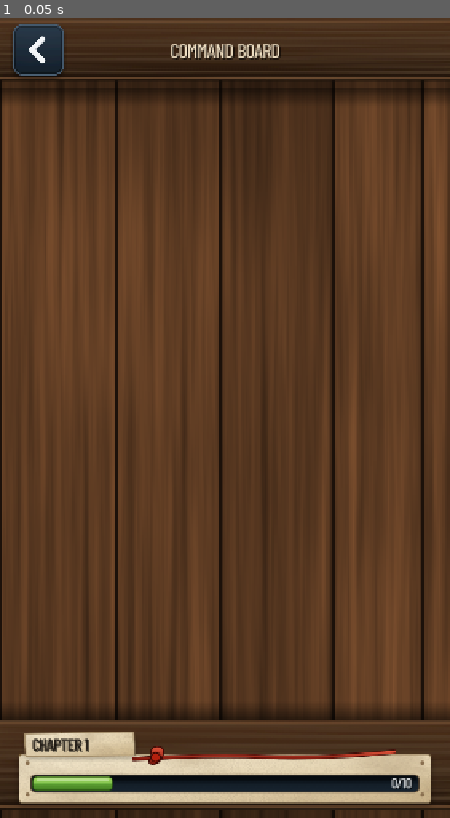
Above: before the commit, frame 1.
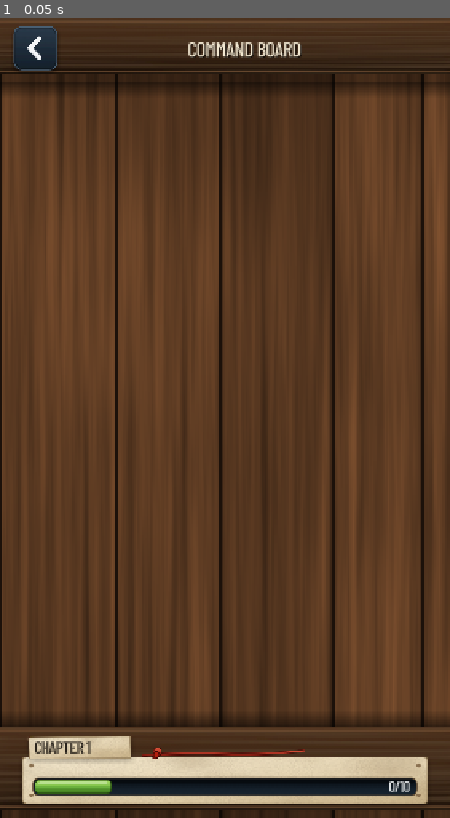
Above: after the commit, the same moment.

Repository: phantompixel-developer/FortKnocks
Game: Godot game, scene res://game/campaign/command_board.tscn
Same seed, same stepped clock (60 frames per second), same inputs: the game is played once before the commit and once after it. This scene is started directly instead of the project's main scene.
Inputs:
- Up to frame 1 (0.05 s): no input

The runs differ from the first frame. In frame 1, 5.0% of the frame differs, in the area x 0-100%, y 0-99%.

Commit message:
ui: lock Command Board frame to approved portrait reference

Diff:
--- a/game/campaign/command_board.tscn
+++ b/game/campaign/command_board.tscn
@@ -32,126 +32,122 @@
 grow_vertical = 2
 mouse_filter = 2
 texture = ExtResource("2_planks")
+texture_filter = 2
 expand_mode = 1
 stretch_mode = 1
 
-[node name="Scroll" type="ScrollContainer" parent="."]
-unique_name_in_owner = true
-layout_mode = 1
-anchors_preset = 15
-anchor_right = 1.0
-anchor_bottom = 1.0
-offset_top = 113.0
-offset_bottom = -157.0
-grow_horizontal = 2
-grow_vertical = 2
+[node name="Design" type="Control" parent="."]
+layout_mode = 1
+anchors_preset = -1
+anchor_left = 0.5
+anchor_right = 0.5
+anchor_bottom = 1.0
+offset_left = -360.0
+offset_right = 360.0
+grow_horizontal = 2
+grow_vertical = 2
+
+[node name="Scroll" type="ScrollContainer" parent="Design"]
+unique_name_in_owner = true
+layout_mode = 0
+offset_top = 102.0
+offset_right = 720.0
+offset_bottom = 1134.0
 horizontal_scroll_mode = 0
 vertical_scroll_mode = 3
 scroll_deadzone = 10
 
-[node name="BoardHolder" type="Control" parent="Scroll"]
+[node name="BoardHolder" type="Control" parent="Design/Scroll"]
 unique_name_in_owner = true
 layout_mode = 2
 size_flags_horizontal = 3
 mouse_filter = 1
 
-[node name="Board" type="Control" parent="Scroll/BoardHolder"]
+[node name="Board" type="Control" parent="Design/Scroll/BoardHolder"]
 unique_name_in_owner = true
 layout_mode = 0
 offset_right = 720.0
 offset_bottom = 1000.0
 mouse_filter = 1
 
-[node name="EdgeTop" type="TextureRect" parent="."]
-unique_name_in_owner = true
-layout_mode = 1
-anchors_preset = 10
-anchor_right = 1.0
-offset_top = 113.0
-offset_bottom = 143.0
-grow_horizontal = 2
+[node name="EdgeTop" type="TextureRect" parent="Design"]
+unique_name_in_owner = true
+layout_mode = 0
+offset_top = 102.0
+offset_right = 720.0
+offset_bottom = 129.0
 mouse_filter = 2
 texture = ExtResource("3_edge")
+texture_filter = 2
 expand_mode = 1
 
-[node name="EdgeBottom" type="TextureRect" parent="."]
-layout_mode = 1
-anchors_preset = 12
-anchor_top = 1.0
-anchor_right = 1.0
-anchor_bottom = 1.0
-offset_top = -187.0
-offset_bottom = -157.0
-grow_horizontal = 2
-grow_vertical = 0
+[node name="EdgeBottom" type="TextureRect" parent="Design"]
+unique_name_in_owner = true
+layout_mode = 0
+offset_top = 1107.0
+offset_right = 720.0
+offset_bottom = 1134.0
 mouse_filter = 2
 texture = ExtResource("3_edge")
+texture_filter = 2
 expand_mode = 1
 flip_v = true
 
-[node name="TopRail" type="NinePatchRect" parent="."]
-unique_name_in_owner = true
-layout_mode = 1
-anchors_preset = 10
-anchor_right = 1.0
-offset_bottom = 113.0
-grow_horizontal = 2
+[node name="TopRail" type="NinePatchRect" parent="Design"]
+unique_name_in_owner = true
+layout_mode = 0
+offset_right = 720.0
+offset_bottom = 102.0
 texture = ExtResource("4_rail")
+texture_filter = 2
 patch_margin_left = 14
 patch_margin_top = 14
 patch_margin_right = 14
 patch_margin_bottom = 16
 
-[node name="TopContent" type="Control" parent="."]
-unique_name_in_owner = true
-layout_mode = 1
-anchors_preset = 10
-anchor_right = 1.0
-offset_bottom = 105.0
-grow_horizontal = 2
-mouse_filter = 2
-
-[node name="Title" type="Label" parent="TopContent"]
-layout_mode = 1
-anchors_preset = 15
-anchor_right = 1.0
-anchor_bottom = 1.0
-offset_left = 100.0
-offset_right = -100.0
-grow_horizontal = 2
-grow_vertical = 2
-theme_override_colors/font_color = Color(0.93, 0.87, 0.76, 1)
-theme_override_colors/font_shadow_color = Color(0, 0, 0, 0.6)
+[node name="TopContent" type="Control" parent="Design"]
+unique_name_in_owner = true
+layout_mode = 0
+offset_right = 720.0
+offset_bottom = 98.0
+mouse_filter = 2
+
+[node name="Title" type="Label" parent="Design/TopContent"]
+unique_name_in_owner = true
+layout_mode = 0
+offset_left = 123.0
+offset_top = 10.0
+offset_right = 660.0
+offset_bottom = 91.0
+theme_override_colors/font_color = Color(0.95, 0.91, 0.82, 1)
+theme_override_colors/font_shadow_color = Color(0, 0, 0, 0.52)
 theme_override_constants/shadow_offset_y = 2
-theme_override_font_sizes/font_size = 30
+theme_override_font_sizes/font_size = 31
 text = "COMMAND BOARD"
 horizontal_alignment = 1
 vertical_alignment = 1
 
-[node name="BackButton" type="TextureButton" parent="TopContent"]
-unique_name_in_owner = true
-layout_mode = 0
-offset_left = 16.0
+[node name="BackButton" type="TextureButton" parent="Design/TopContent"]
+unique_name_in_owner = true
+layout_mode = 0
+offset_left = 18.0
 offset_top = 7.0
-offset_right = 107.0
-offset_bottom = 100.0
+offset_right = 96.0
+offset_bottom = 94.0
 focus_mode = 0
 texture_normal = ExtResource("5_back")
 texture_pressed = ExtResource("6_back_p")
 ignore_texture_size = true
 stretch_mode = 5
 
-[node name="Hud" type="Control" parent="."]
-layout_mode = 1
-anchors_preset = 12
-anchor_top = 1.0
-anchor_right = 1.0
-anchor_bottom = 1.0
-offset_top = -157.0
-grow_horizontal = 2
-grow_vertical = 0
-
-[node name="Rail" type="NinePatchRect" parent="Hud"]
+[node name="Hud" type="Control" parent="Design"]
+unique_name_in_owner = true
+layout_mode = 0
+offset_top = 1134.0
+offset_right = 720.0
+offset_bottom = 1280.0
+
+[node name="Rail" type="NinePatchRect" parent="Design/Hud"]
 layout_mode = 1
 anchors_preset = 15
 anchor_right = 1.0
@@ -159,125 +155,124 @@
 grow_horizontal = 2
 grow_vertical = 2
 texture = ExtResource("4_rail")
+texture_filter = 2
 patch_margin_left = 14
 patch_margin_top = 14
 patch_margin_right = 14
 patch_margin_bottom = 16
 flip_v = true
 
-[node name="HudContent" type="Control" parent="Hud"]
-unique_name_in_owner = true
-layout_mode = 1
-anchors_preset = -1
-anchor_left = 0.5
-anchor_right = 0.5
-anchor_bottom = 1.0
-offset_left = -360.0
-offset_right = 360.0
-grow_horizontal = 2
-grow_vertical = 2
-mouse_filter = 2
-
-[node name="Panel" type="NinePatchRect" parent="Hud/HudContent"]
-layout_mode = 1
-anchors_preset = 15
-anchor_right = 1.0
-anchor_bottom = 1.0
-offset_left = 20.0
-offset_top = 47.0
-offset_right = -20.0
-offset_bottom = -12.0
-grow_horizontal = 2
-grow_vertical = 2
+[node name="HudContent" type="Control" parent="Design/Hud"]
+unique_name_in_owner = true
+layout_mode = 1
+anchors_preset = 15
+anchor_right = 1.0
+anchor_bottom = 1.0
+grow_horizontal = 2
+grow_vertical = 2
+mouse_filter = 2
+
+[node name="Panel" type="NinePatchRect" parent="Design/Hud/HudContent"]
+layout_mode = 0
+offset_left = 26.0
+offset_top = 40.0
+offset_right = 694.0
+offset_bottom = 135.0
 mouse_filter = 2
 texture = ExtResource("7_panel")
+texture_filter = 2
 patch_margin_left = 27
 patch_margin_top = 27
 patch_margin_right = 27
 patch_margin_bottom = 27
 
-[node name="Track" type="NinePatchRect" parent="Hud/HudContent/Panel"]
-unique_name_in_owner = true
-layout_mode = 1
-anchors_preset = 10
-anchor_right = 1.0
-offset_left = 27.0
-offset_top = 39.0
-offset_right = -27.0
-offset_bottom = 71.0
-grow_horizontal = 2
+[node name="Track" type="NinePatchRect" parent="Design/Hud/HudContent/Panel"]
+unique_name_in_owner = true
+layout_mode = 0
+offset_left = 25.0
+offset_top = 40.0
+offset_right = 643.0
+offset_bottom = 72.0
 mouse_filter = 2
 texture = ExtResource("8_track")
+texture_filter = 2
 patch_margin_left = 13
 patch_margin_top = 13
 patch_margin_right = 13
 patch_margin_bottom = 13
 
-[node name="Fill" type="NinePatchRect" parent="Hud/HudContent/Panel/Track"]
+[node name="Fill" type="NinePatchRect" parent="Design/Hud/HudContent/Panel/Track"]
 unique_name_in_owner = true
 layout_mode = 0
 offset_left = 4.0
 offset_top = 4.0
-offset_right = 134.0
+offset_right = 128.0
 offset_bottom = 28.0
 mouse_filter = 2
 texture = ExtResource("9_fill")
+texture_filter = 2
 patch_margin_left = 11
 patch_margin_top = 11
 patch_margin_right = 11
 patch_margin_bottom = 11
 
-[node name="CountLabel" type="Label" parent="Hud/HudContent/Panel/Track"]
-unique_name_in_owner = true
-layout_mode = 1
-anchors_preset = 15
-anchor_right = 1.0
-anchor_bottom = 1.0
-offset_right = -15.0
-offset_top = -2.0
+[node name="CountLabel" type="Label" parent="Design/Hud/HudContent/Panel/Track"]
+unique_name_in_owner = true
+layout_mode = 1
+anchors_preset = 15
+anchor_right = 1.0
+anchor_bottom = 1.0
+offset_right = -13.0
 grow_horizontal = 2
 grow_vertical = 2
 theme_override_colors/font_color = Color(0.95, 0.96, 0.965, 1)
-theme_override_font_sizes/font_size = 21
+theme_override_colors/font_shadow_color = Color(0, 0, 0, 0)
+theme_override_font_sizes/font_size = 22
 text = "0/10"
 horizontal_alignment = 2
 vertical_alignment = 1
 
-[node name="Tab" type="NinePatchRect" parent="Hud/HudContent"]
-layout_mode = 0
-offset_left = 31.0
-offset_top = 12.0
-offset_right = 224.0
-offset_bottom = 67.0
+[node name="Tab" type="NinePatchRect" parent="Design/Hud/HudContent"]
+layout_mode = 0
+offset_left = 37.0
+offset_top = 8.0
+offset_right = 218.0
+offset_bottom = 60.0
 mouse_filter = 2
 texture = ExtResource("10_tab")
+texture_filter = 2
 patch_margin_left = 19
 patch_margin_top = 19
 patch_margin_right = 19
 patch_margin_bottom = 19
 
-[node name="ChapterLabel" type="Label" parent="Hud/HudContent/Tab"]
-unique_name_in_owner = true
-layout_mode = 1
-anchors_preset = 15
-anchor_right = 1.0
-anchor_bottom = 1.0
-offset_left = 20.0
+[node name="ChapterLabel" type="Label" parent="Design/Hud/HudContent/Tab"]
+unique_name_in_owner = true
+layout_mode = 1
+anchors_preset = 15
+anchor_right = 1.0
+anchor_bottom = 1.0
+offset_left = 18.0
+offset_right = -6.0
 grow_horizontal = 2
 grow_vertical = 2
 theme_override_colors/font_color = Color(0.106, 0.086, 0.063, 1)
+theme_override_colors/font_shadow_color = Color(0, 0, 0, 0)
 theme_override_font_sizes/font_size = 25
 text = "CHAPTER 1"
 vertical_alignment = 1
 
-[node name="Knot" type="TextureRect" parent="Hud/HudContent"]
-layout_mode = 0
-offset_left = 213.0
-offset_top = 29.0
-offset_right = 493.0
-offset_bottom = 69.0
+[node name="Knot" type="TextureRect" parent="Design/Hud/HudContent"]
+layout_mode = 0
+offset_left = 208.0
+offset_top = 25.0
+offset_right = 507.0
+offset_bottom = 62.0
 mouse_filter = 2
 texture = ExtResource("11_knot")
+texture_filter = 2
+expand_mode = 1
+stretch_mode = 5
 
 [node name="BriefingOverlay" type="Control" parent="."]
 unique_name_in_owner = true
@@ -346,6 +341,7 @@
 layout_mode = 2
 
 [node name="ObjectiveHeader" type="Label" parent="BriefingOverlay/BriefingPanel/Margin/Content"]
+unique_name_in_owner = true
 layout_mode = 2
 theme_override_colors/font_color = Color(0.91, 0.68, 0.24, 1)
 theme_override_font_sizes/font_size = 14
